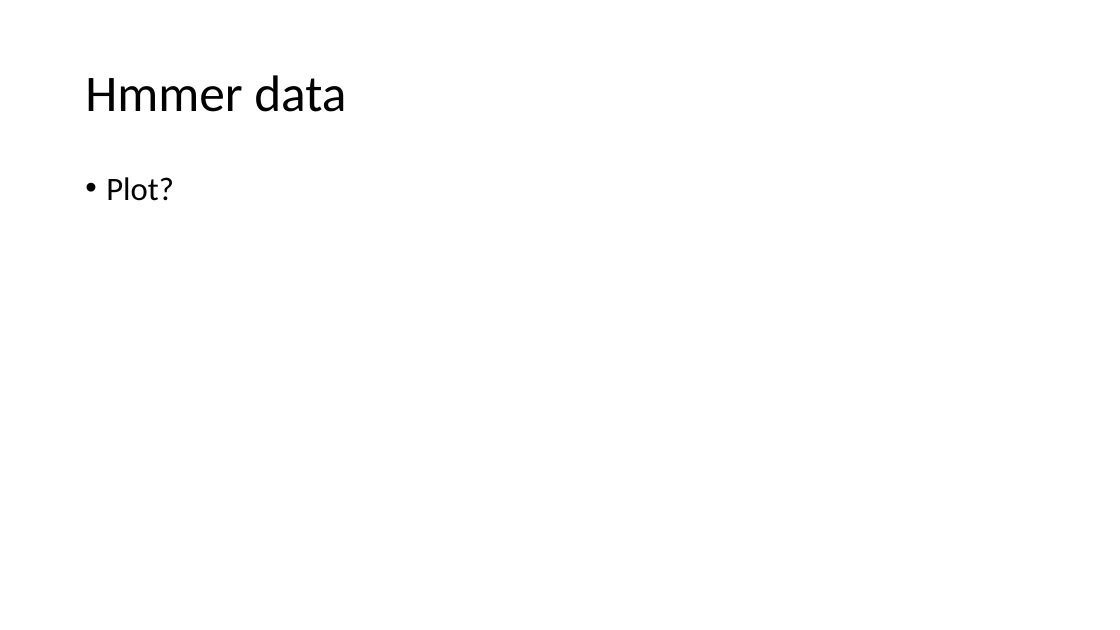
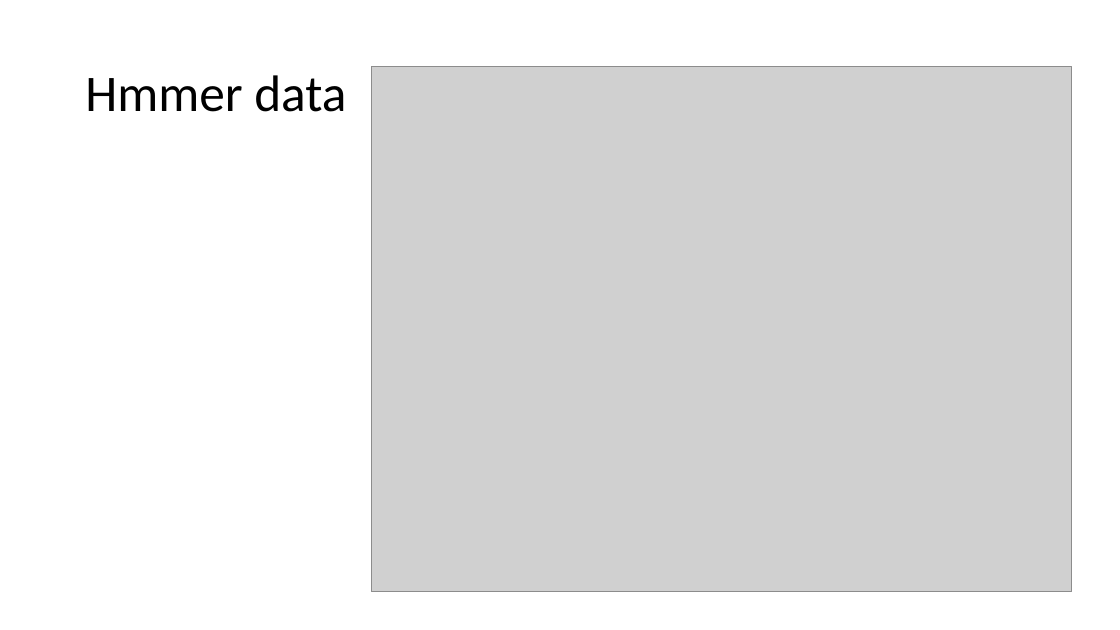
Before and after one commit to JoannaDrx/protein-classification, a slide deck: slide 9 of drugpro-jd.pptx. Drawn at 1120x630 pixels with LibreOffice and Linux fonts; fonts in the diff are those of the drawing; grey boxes stand for pictures. Boxes give left, top, right and bottom in pixels: in the first picture for what was removed or moved away, otherwise in the second. Text is boxed around its words. In the diff, an @@ line names an element or a change of style, - is before the commit and + after.

```diff
--- a/drugpro-jd.pptx
+++ b/drugpro-jd.pptx
@@ picture added at (371, 66, 1072, 592) @@
@@ text removed at (106, 177, 174, 201) @@
-• Plot?
```
Also in this commit, not shown: 6 other slides changed, 5 slides added, 5 slides removed, 25 other files.
